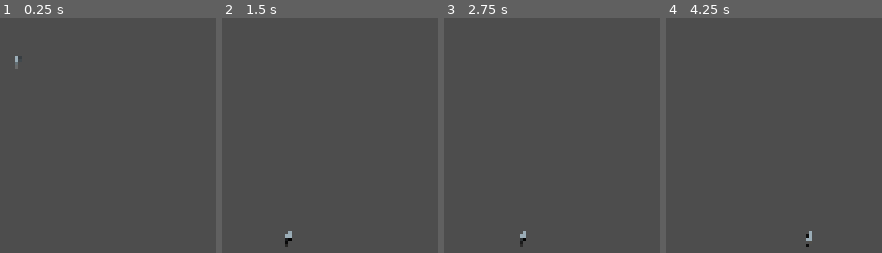
Above: before the commit, frames 1-4 (left to right).
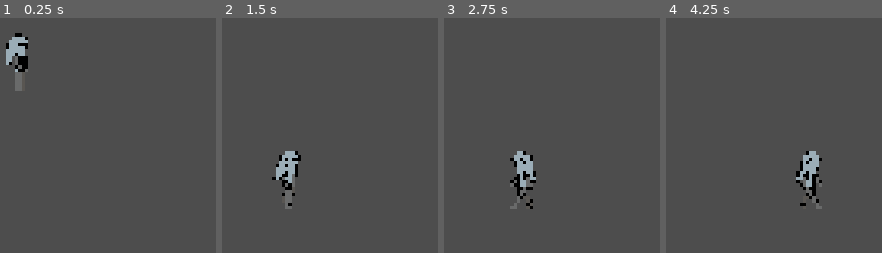
Above: after the commit, the same moments.

Repository: fabioswan/strange-places
Game: Godot game, scene res://scenes/test_scene.tscn
The game is run twice, just before and just after one commit, with the same random seed, the same clock (stepped at 60 frames per second) and the same inputs.
Inputs:
- Up to frame 1 (0.25 s): no input
- Up to frame 2 (1.5 s): hold D (right) from 0.53 s (still down); tap Space (jump) at 0.77 s
- Up to frame 3 (2.75 s): tap Space (jump) at 1.52 s; release D (right) at 2.03 s; hold A (left) from 2.03 s (still down)
- Up to frame 4 (4.25 s): release A (left) at 2.78 s; hold D (right) from 2.78 s (still down); tap Space (jump) at 3.02, 3.77 s

The runs differ from the first frame. In frame 1, 1.5% of the frame differs, in the area x 2-13%, y 6-32%; in frame 2, 1.8%; in frame 3, 1.9%, in the area x 30-43%, y 56-98%; in frame 4, 1.8%.

Commit message:
Connected walk animation to movement

Diff:
--- a/prefabs/player/player.gd
+++ b/prefabs/player/player.gd
@@ -1,4 +1,5 @@
 extends CharacterBody2D
+@onready var animated_sprite: AnimatedSprite2D = $AnimatedSprite2D
 
 var GRAVITY = ProjectSettings.get_setting("physics/2d/default_gravity")
 @export var WALK_SPEED = 200.0
@@ -17,12 +18,20 @@
 
 	if Input.is_action_pressed("left"):
 		velocity.x = lerp(velocity.x, -WALK_SPEED, ACCEL_RATE * delta)
+		animated_sprite.flip_h = true
+		animated_sprite.play("walk")
 	elif Input.is_action_pressed("right"):
 		velocity.x = lerp(velocity.x, WALK_SPEED, ACCEL_RATE * delta)
+		animated_sprite.flip_h = false
+		animated_sprite.play("walk")
 	else:
 		velocity.x = lerp(velocity.x, 0.0, DECEL_RATE * delta)
+		animated_sprite.play("idle")
 
 	if Input.is_action_pressed("jump") and is_on_floor():
 		velocity.y = -JUMP_PWR
 
+	if not is_on_floor():
+		animated_sprite.play("idle")
+
 	move_and_slide()
--- a/prefabs/player/player.tscn
+++ b/prefabs/player/player.tscn
@@ -93,7 +93,7 @@
 }],
 "loop": true,
 "name": &"idle",
-"speed": 5.0
+"speed": 2.0
 }, {
 "frames": [{
 "duration": 1.0,
@@ -151,7 +151,7 @@
 }],
 "loop": true,
 "name": &"walk",
-"speed": 5.0
+"speed": 7.0
 }]
 
 [sub_resource type="CapsuleShape2D" id="CapsuleShape2D_klv5p"]
@@ -163,7 +163,7 @@
 
 [node name="AnimatedSprite2D" type="AnimatedSprite2D" parent="." unique_id=2018949801]
 sprite_frames = SubResource("SpriteFrames_hvqk4")
-animation = &"push"
+animation = &"walk"
 
 [node name="CollisionShape2D" type="CollisionShape2D" parent="." unique_id=900884199]
 shape = SubResource("CapsuleShape2D_klv5p")
--- a/project.godot
+++ b/project.godot
@@ -73,4 +73,5 @@
 
 [rendering]
 
+textures/canvas_textures/default_texture_filter=0
 rendering_device/driver.windows="d3d12"
--- a/scenes/test_scene.tscn
+++ b/scenes/test_scene.tscn
@@ -14,3 +14,4 @@
 
 [node name="player" parent="." unique_id=876341664 instance=ExtResource("1_g7g4h")]
 position = Vector2(1299, 773)
+scale = Vector2(4, 4)
